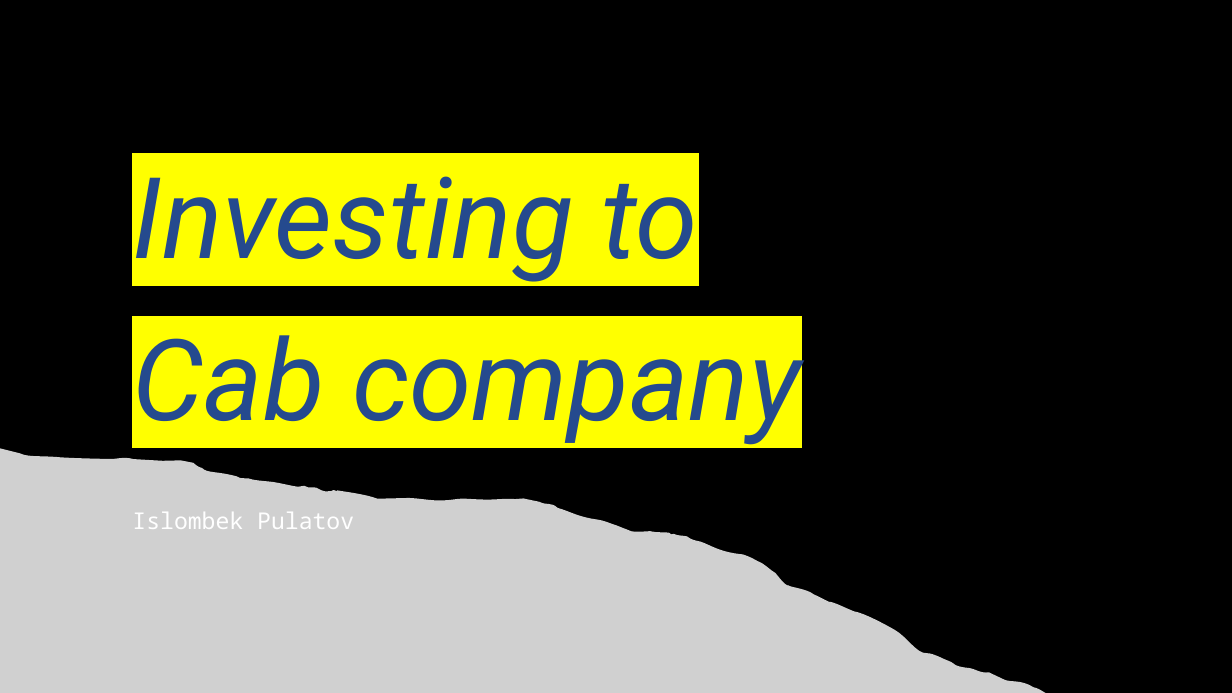
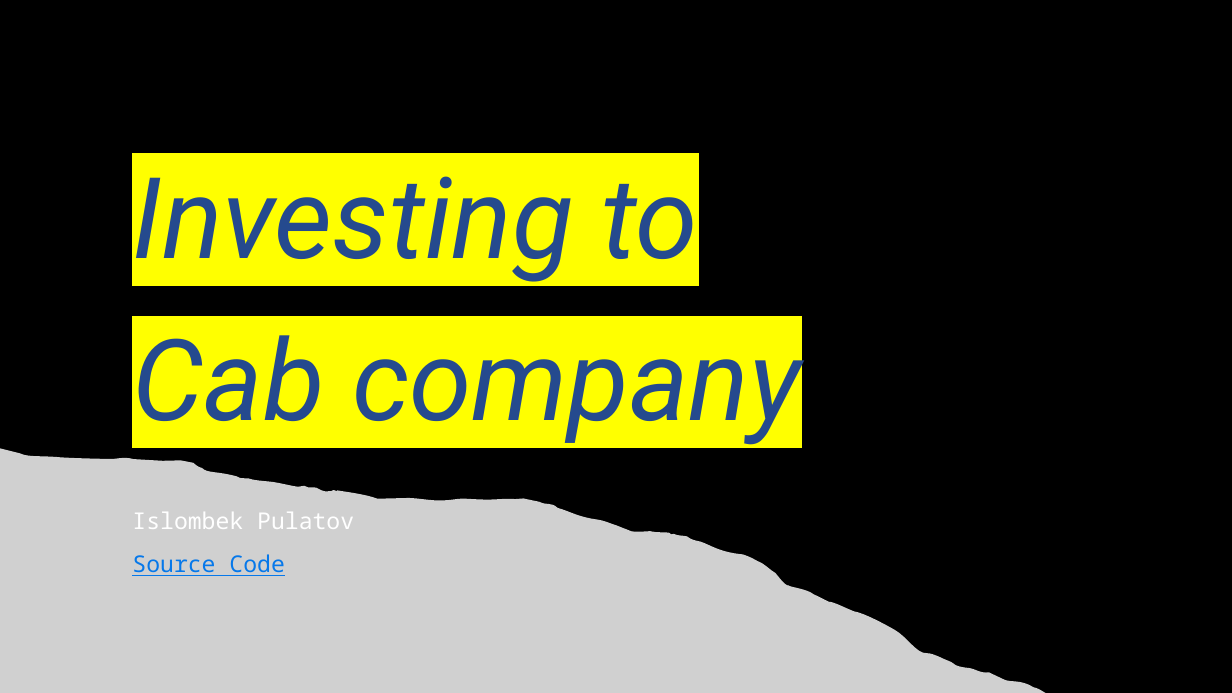
Before and after one commit to Islompulatov/Internship, a slide deck: slide 1 of week3/presentation/Cab analysis.pptx. Drawn at 1232x693 pixels with LibreOffice and Linux fonts; fonts in the diff are those of the drawing; grey boxes stand for pictures. Boxes give left, top, right and bottom in pixels: in the first picture for what was removed or moved away, otherwise in the second. Text is boxed around its words. In the diff, an @@ line names an element or a change of style, - is before the commit and + after.

```diff
--- a/week3/presentation/Cab analysis.pptx
+++ b/week3/presentation/Cab analysis.pptx
@@ subtitle at [132, 554, 284, 576]: paragraph added @@
+Source Code
```
Also in this commit, not shown: 1 other file.
